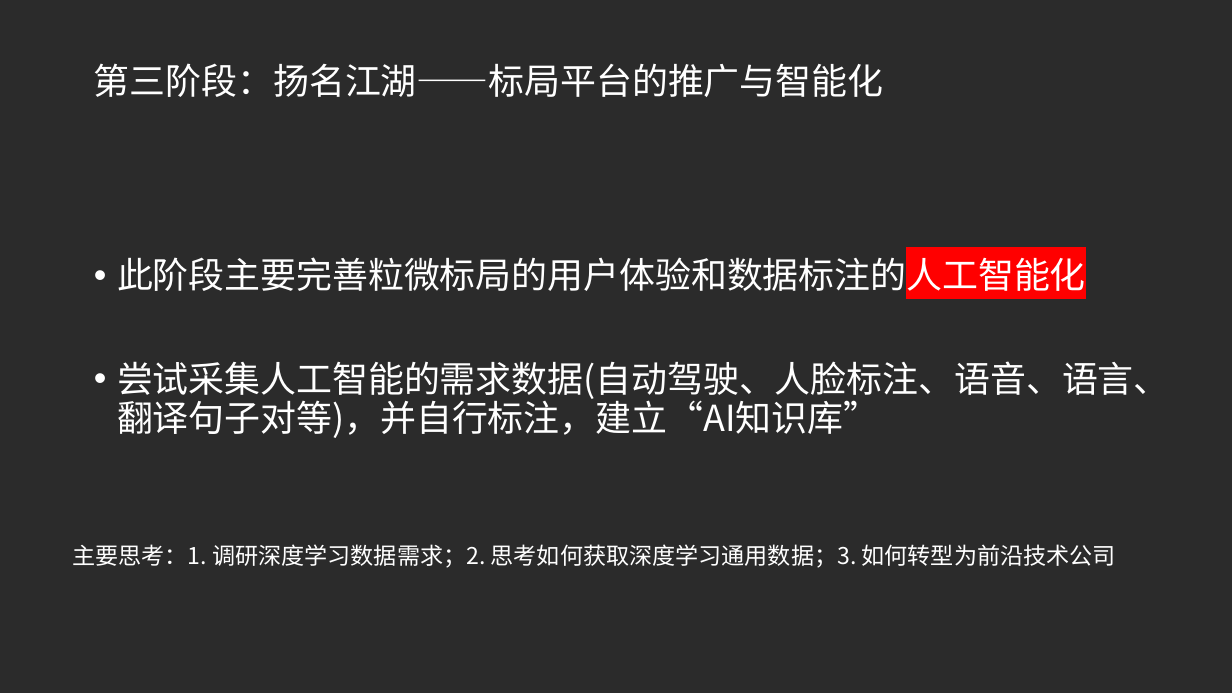
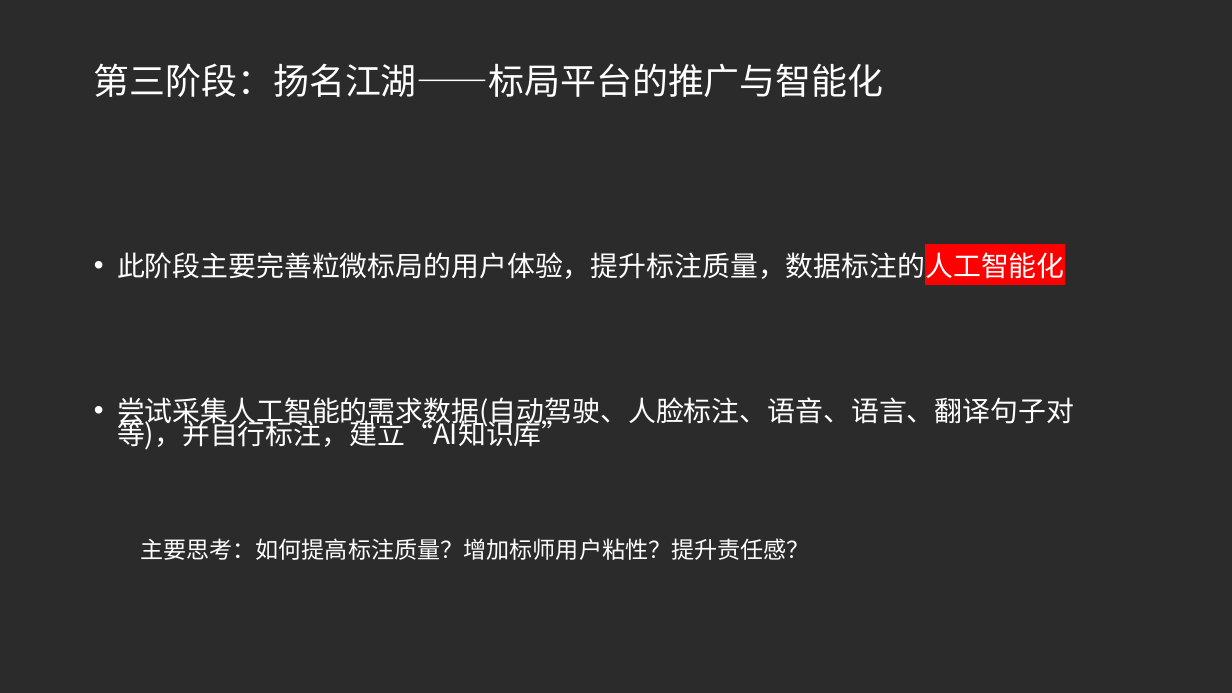
Before and after one commit to sparkapiAI/plan, a slide deck: slide 29 of SparkAPI产品规划.pptx (slide 28 before the commit). Drawn at 1232x693 pixels with LibreOffice and Linux fonts; fonts in the diff are those of the drawing; background and template pictures are left out; a plain dark background stands for a picture behind light text. Boxes give left, top, right and bottom in pixels: in the first picture for what was removed or moved away, otherwise in the second. Text is boxed around its words. In the diff, an @@ line names an element or a change of style, - is before the commit and + after.

Commit message:
update ppt

```diff
--- a/SparkAPI产品规划.pptx
+++ b/SparkAPI产品规划.pptx
@@ text at [117,248,1065,283]: text changed; size 28 to 21.7 pt @@
-• 此阶段主要完善粒微标局的用户体验和数据标注的人工智能化
+• 此阶段主要完善粒微标局的用户体验，提升标注质量，数据标注的人工智能化
@@ text at [117,397,1074,450]: size 28 to 21.7 pt in "尝试采集人工智能的需求数据(自动驾驶、人脸标注、语音、语言、翻译句子对等)，并自行标注，建立“AI知识库”"; line spacing 0.9 to 0.7 @@
@@ text at [140,538,810,560]: text changed @@
-主要思考：1. 调研深度学习数据需求；2. 思考如何获取深度学习通用数据；3. 如何转型为前沿技术公司
+主要思考：如何提高标注质量？增加标师用户粘性？提升责任感？
```
Also in this commit, not shown: 2 other slides changed, 3 slides added.
